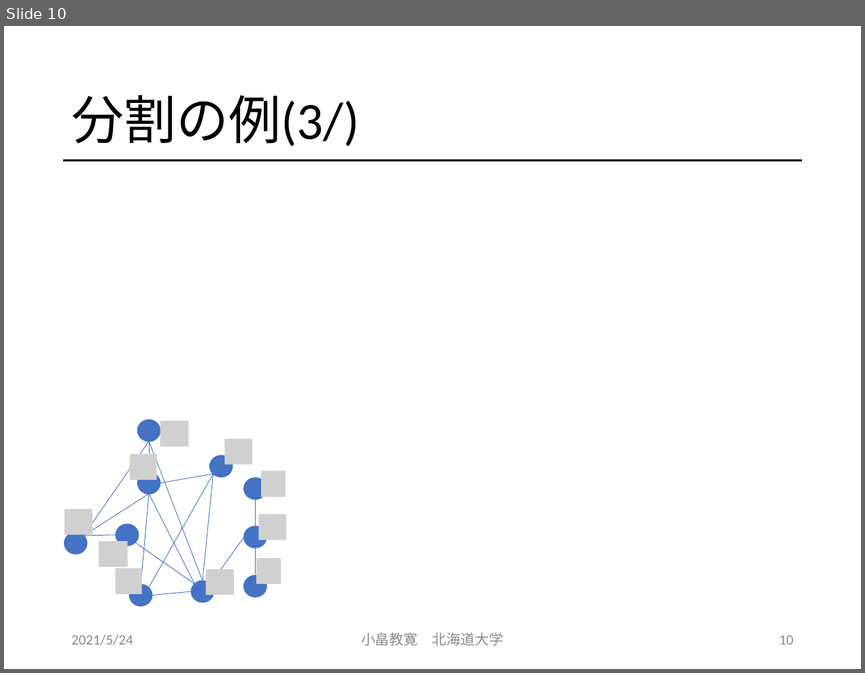
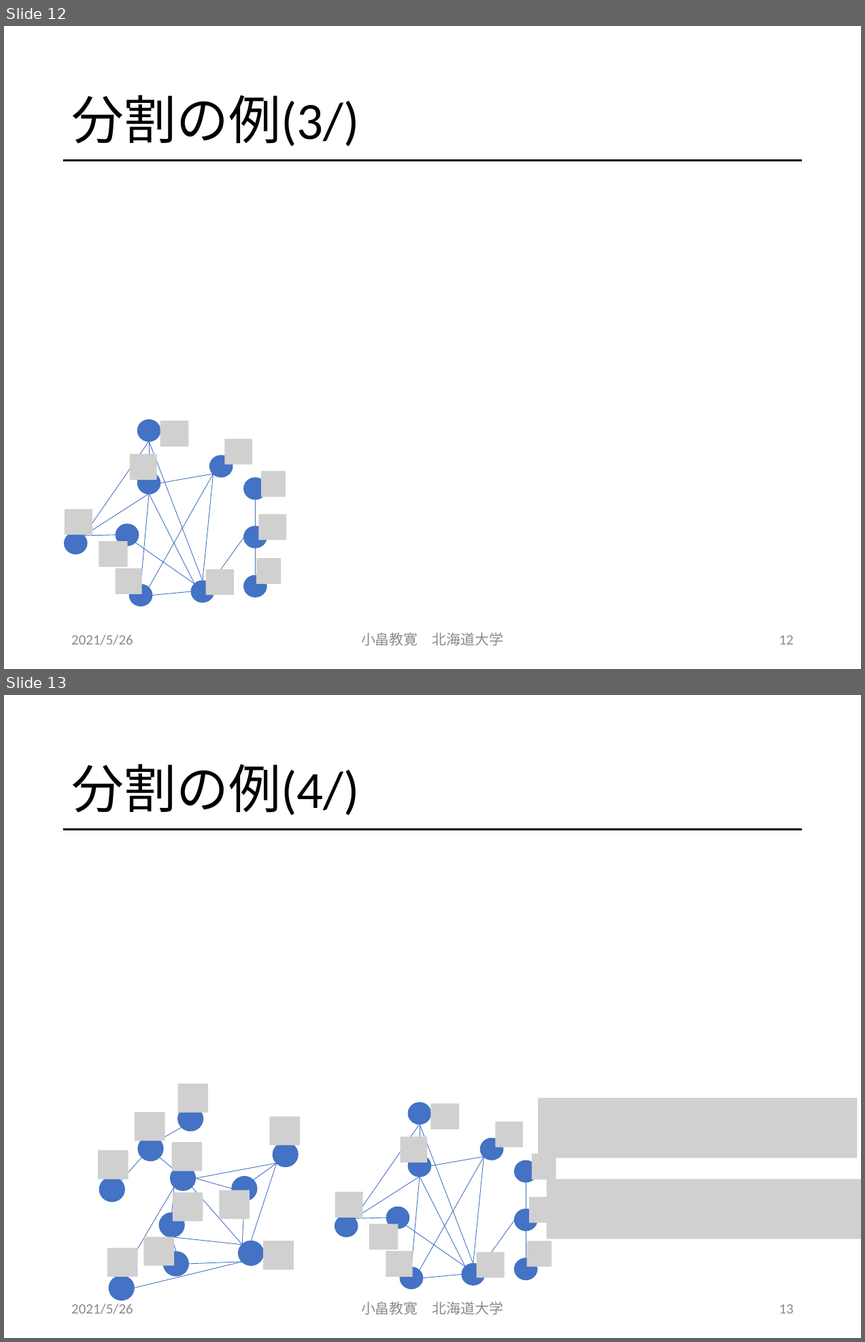
Before and after one commit to obatakyoukan/isomorphism, a slide deck: Isomorphism.pptx. Shown one above the other, each under a label of ours: slide 10 before the commit, slides 12 and 13 after it. The pictures are 865x673 and 865x1342 pixels, drawn with LibreOffice and Linux fonts; fonts in the diff are those of the drawing; grey boxes stand for pictures. Boxes give left, top, right and bottom in pixels: in the first picture for what was removed or moved away, otherwise in the second. Text is boxed around its words. In the diff, an @@ line names an element or a change of style, - is before the commit and + after.

```diff
--- a/Isomorphism.pptx
+++ b/Isomorphism.pptx
@@ slide 13 added at (4, 695, 861, 1338), background #FFFFFF; not listed: 1 template element that a slide beside it also shows @@
@@ title added at (71, 764, 360, 815), 44 pt, text #000000 @@
+分割の例(4/)
@@ picture added at (538, 1098, 857, 1157) @@
@@ group added at (99, 1083, 300, 1300): 15 lines, 10 ellipses, 10 pictures @@
@@ picture added at (547, 1179, 861, 1239) @@
@@ group added at (334, 1103, 557, 1289): 15 lines, 10 ellipses, 10 pictures @@
@@ text added at (71, 1303, 133, 1314), 12 pt, text #8C8C8C @@
+2021/5/26
@@ text added at (361, 1301, 504, 1314), 12 pt, text #8C8C8C @@
+小畠教寛 北海道大学
@@ page number added at (779, 1304, 793, 1313), 12 pt, text #8C8C8C @@
+13
@@ what was slide 10 is now slide 12 @@
@@ slide 12 changed as well @@
@@ text at (71, 634, 133, 645): text changed @@
-2021/5/24
+2021/5/26
@@ page number at (779, 635, 793, 644): text changed @@
-10
+12
```
Also in this commit, not shown: 19 other slides changed, 12 other slides added.
